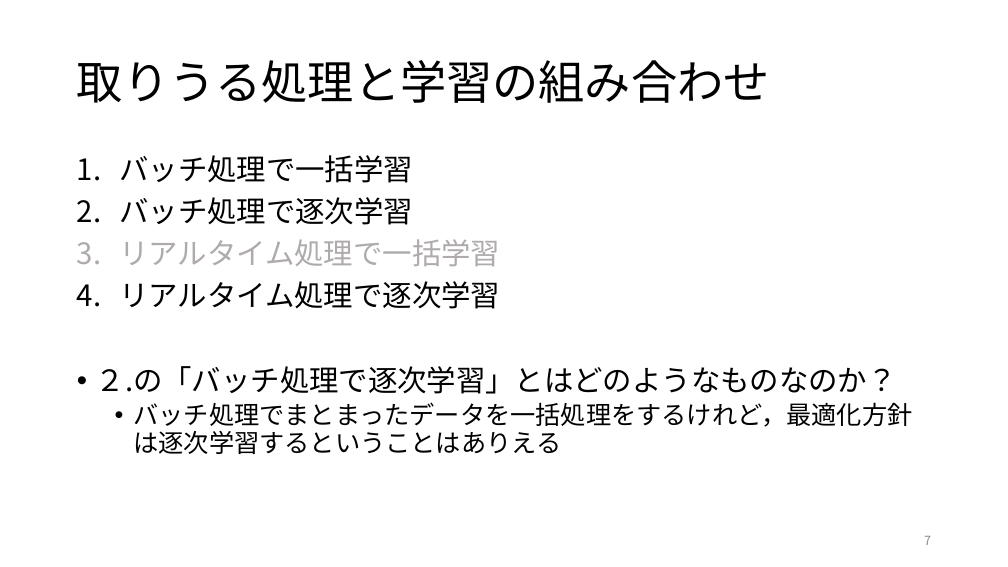
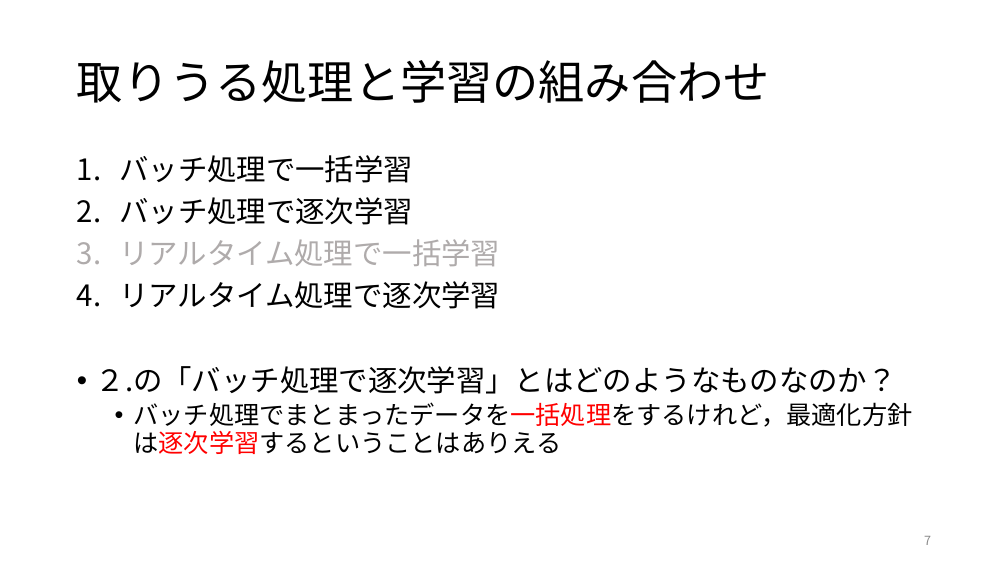
Before and after one commit to ryosuke-ku/Rinko, a slide deck: slide 7 of 仕事ではじめる機械学習第4章.pptx. Drawn at 1008x567 pixels with LibreOffice and Linux fonts; fonts in the diff are those of the drawing. Boxes give left, top, right and bottom in pixels: in the first picture for what was removed or moved away, otherwise in the second. Text is boxed around its words. In the diff, an @@ line names an element or a change of style, - is before the commit and + after.

Commit message:
edit

```diff
--- a/仕事ではじめる機械学習第4章.pptx
+++ b/仕事ではじめる機械学習第4章.pptx
@@ text at bbox=[134, 402, 913, 454]: text colour #000000 to #FF0000 in "バッチ処理でまとまったデータを一括処理をするけれど，最適化方針は逐次学習するということはありえる" @@
```
